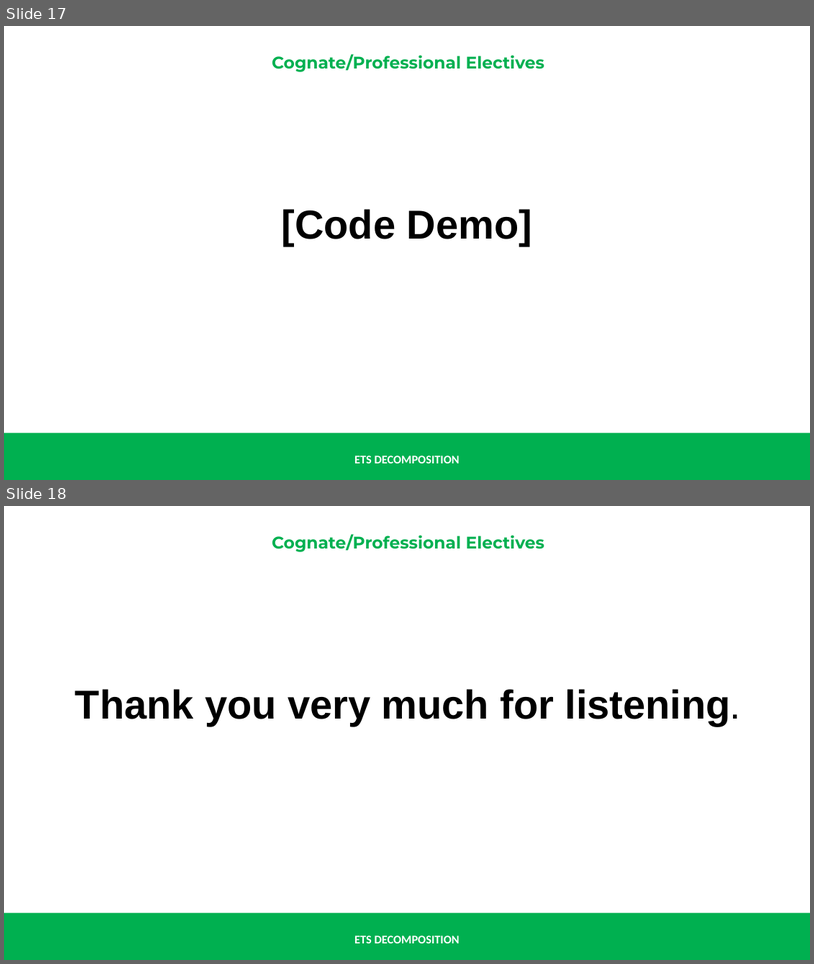
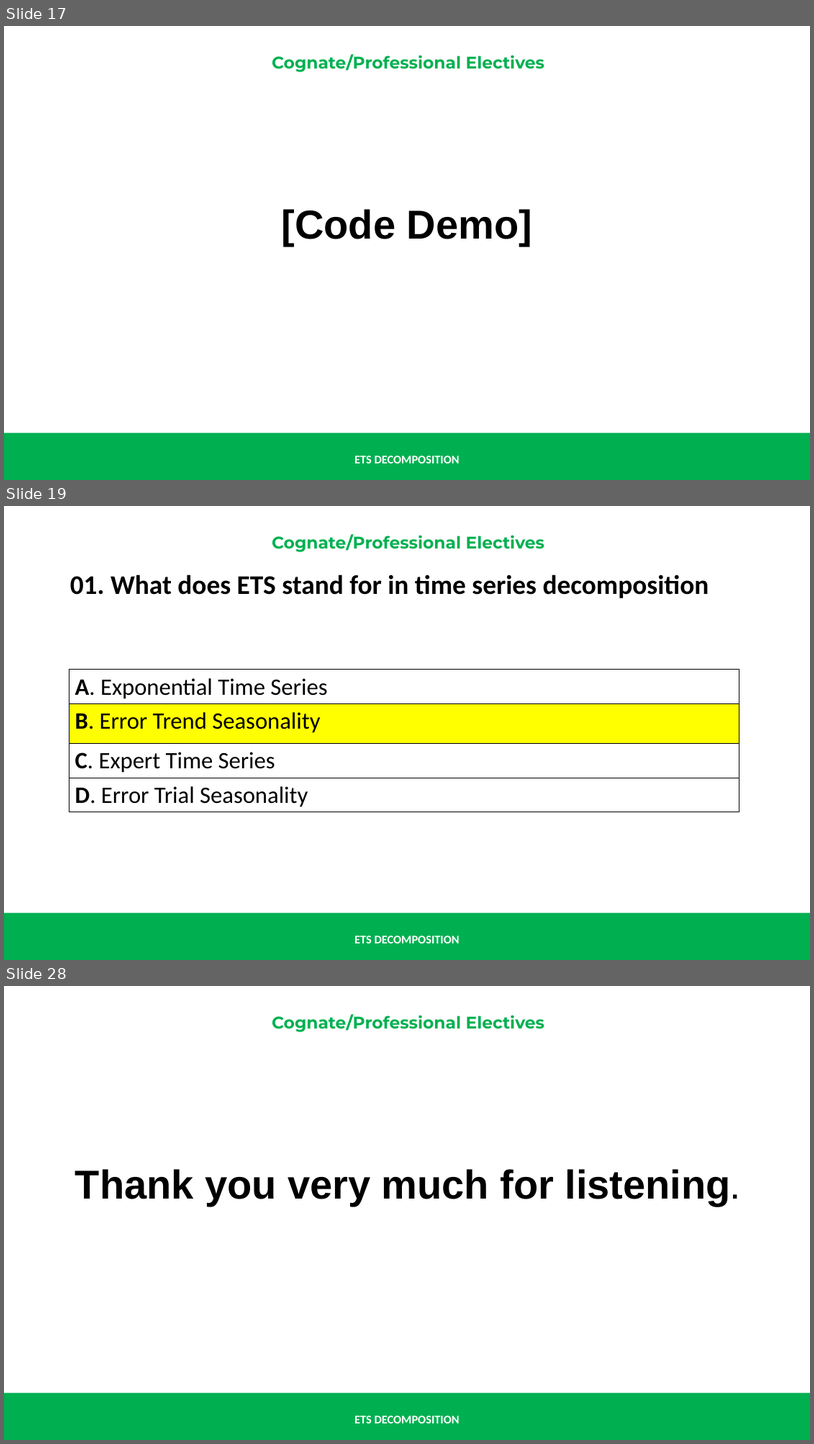
Before and after one commit to renatomaaliw3/public_files, a slide deck: CPE Electives (1 - 3)/01. Lectures Notebook/000. Presentations & Text Books/01. Presentation Slides/06.3 ETS Decomposition.pptx. Shown one above the other, each under a label of ours: slides 17 and 18 before the commit, slides 17, 19 and 28 after it; the slides between them are not shown. The pictures are 814x964 and 814x1444 pixels, drawn with LibreOffice and Linux fonts; fonts in the diff are those of the drawing. Boxes give left, top, right and bottom in pixels: in the first picture for what was removed or moved away, otherwise in the second. Text is boxed around its words. In the diff, an @@ line names an element or a change of style, - is before the commit and + after.

```diff
--- a/CPE Electives (1 - 3)/01. Lectures Notebook/000. Presentations & Text Books/01. Presentation Slides/06.3 ETS Decomposition.pptx
+++ b/CPE Electives (1 - 3)/01. Lectures Notebook/000. Presentations & Text Books/01. Presentation Slides/06.3 ETS Decomposition.pptx
@@ slide 19 added at <box>4,506,810,960</box>, background #FFFFFF; not listed: 3 template elements that a slide beside it also shows @@
@@ text added at <box>70,574,710,598</box>, 32 pt, text #000000, bold @@
+01. What does ETS stand for in time series decomposition
@@ table added at <box>70,669,740,812</box>, 4 rows, 1 columns @@
+A. Exponential Time Series
+B. Error Trend Seasonality
+C. Expert Time Series
+D. Error Trial Seasonality
@@ what was slide 18 is now slide 28 @@
```
Also in this commit, not shown: 9 other slides added, 16 other files.
